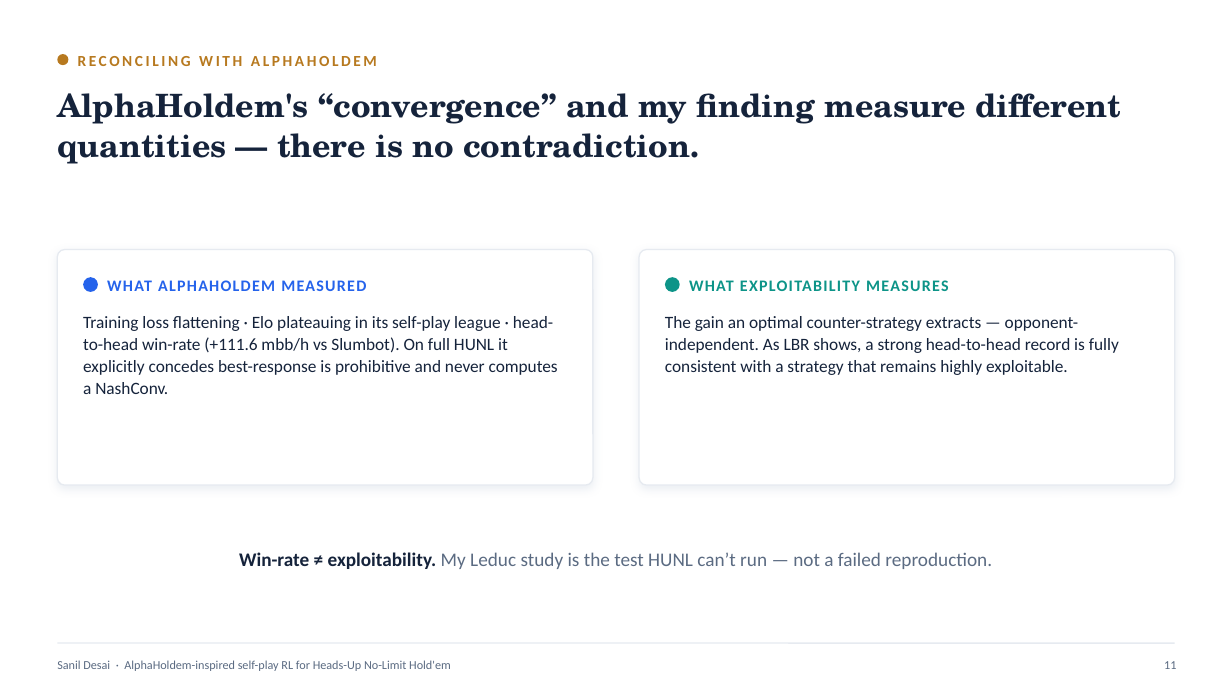
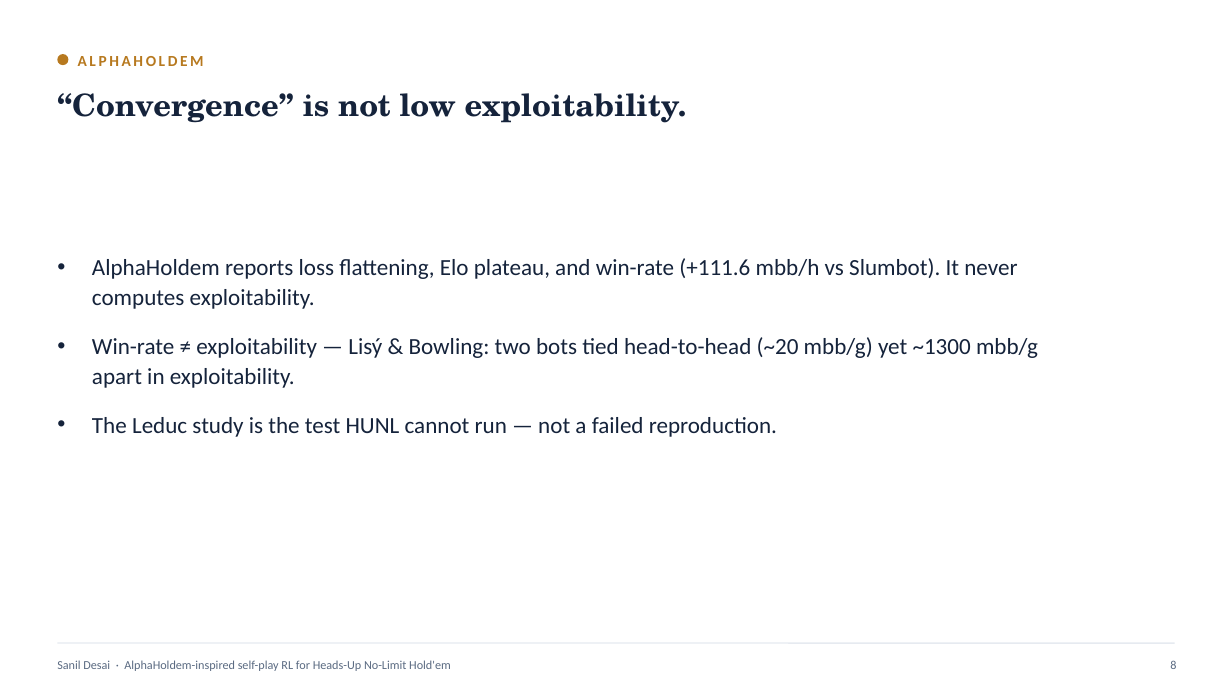
Before and after one commit to smdesai27/TxhmPokerAgent, a slide deck: slide 8 of presentation/AlphaHoldem_RL_deck.pptx (slide 11 before the commit). Drawn at 1232x693 pixels with LibreOffice and Linux fonts; fonts in the diff are those of the drawing. Boxes give left, top, right and bottom in pixels: in the first picture for what was removed or moved away, otherwise in the second. Text is boxed around its words. In the diff, an @@ line names an element or a change of style, - is before the commit and + after.

```diff
--- a/presentation/AlphaHoldem_RL_deck.pptx
+++ b/presentation/AlphaHoldem_RL_deck.pptx
@@ text at (78,56,204,66): text changed @@
-RECONCILING WITH ALPHAHOLDEM
+ALPHAHOLDEM
@@ text at (57,93,687,123): text changed; size 25 to 24 pt @@
-AlphaHoldem's “convergence” and my finding measure different quantities — there is no contradiction.
+“Convergence” is not low exploitability.
@@ rounded rectangle removed at (57,250,592,485) @@
@@ text added at (92,258,1038,437), 18 pt, text #15233B @@
+• AlphaHoldem reports loss flattening, Elo plateau, and win-rate (+111.6 mbb/h vs Slumbot). It never computes exploitability.
+• Win-rate ≠ exploitability — Lisý & Bowling: two bots tied head-to-head (~20 mbb/g) yet ~1300 mbb/g apart in exploitability.
+• The Leduc study is the test HUNL cannot run — not a failed reproduction.
@@ rounded rectangle removed at (640,250,1175,485) @@
@@ ellipse removed at (83,277,98,292) @@
@@ text removed at (107,280,366,291) @@
-WHAT ALPHAHOLDEM MEASURED
@@ ellipse removed at (665,277,680,292) @@
@@ text removed at (689,280,948,291) @@
-WHAT EXPLOITABILITY MEASURES
@@ text removed at (83,316,558,394) @@
-Training loss flattening · Elo plateauing in its self-play league · head-to-head win-rate (+111.6 mbb/h vs Slumbot). On full HUNL it explicitly concedes best-response is prohibitive and never computes a NashConv.
@@ text removed at (665,316,1119,375) @@
-The gain an optimal counter-strategy extracts — opponent-independent. As LBR shows, a strong head-to-head record is fully consistent with a strategy that remains highly exploitable.
@@ text removed at (239,552,992,569) @@
-Win-rate ≠ exploitability. My Leduc study is the test HUNL can’t run — not a failed reproduction.
@@ text at (1170,660,1176,669): text changed @@
-11
+8
```
Also in this commit, not shown: 8 other slides changed, 2 slides added, 6 slides removed, 23 other files.
